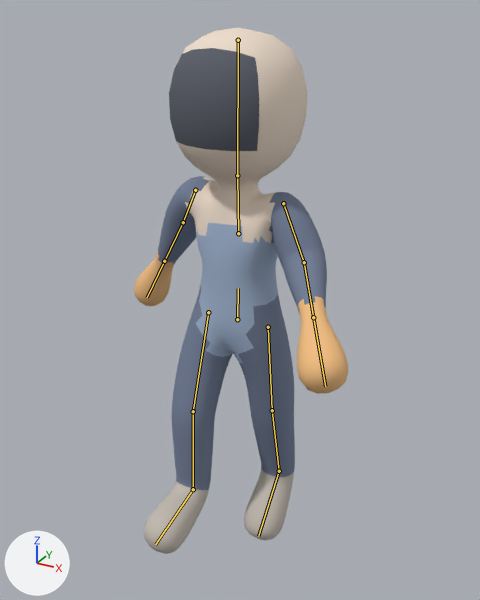
The glTF model arte/boneco.glb: old version first, new version second.
Before and after are seen from a camera (50 mm lens) standing at (0.97, -1.75, 1.838) and looking at (0.031, -0.043, 0.984). Every picture has the same lights, and +X, +Y and +Z are marked at lower left. The first picture is the older version. Both versions are drawn at frame 14 of the action 'andando'; the numbers are the values there. The bones that change, and the others that lie on the model, are drawn over the model as lines.

The first picture shows 'Corpo'.
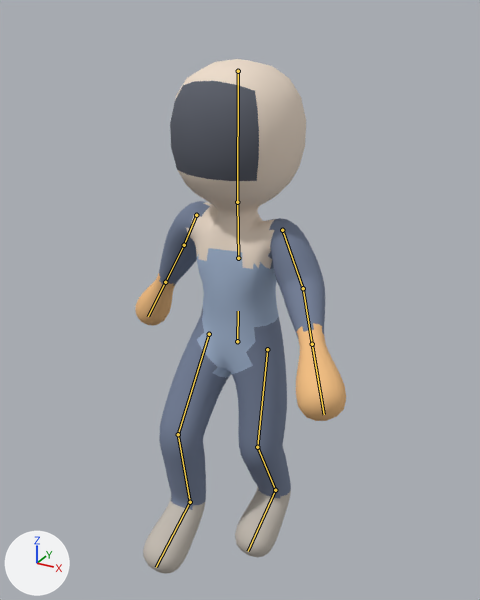
Pixel boxes [x1, y1, x2, y2] of what changed, in the pictures (480 x 600 px):
'Corpo', posed
    before: [134, 27, 348, 554]
    after: [135, 59, 346, 574]
bone 'quadril', root to tip
    before: (237, 319) to (238, 288)
    after: (237, 341) to (238, 311)
bone 'coxa_D', root to tip
    before: (268, 327) to (272, 410)
    after: (267, 349) to (257, 447)
bone 'canela_D', root to tip
    before: (272, 410) to (279, 471)
    after: (257, 447) to (275, 490)
bone 'pe_D', root to tip
    before: (279, 471) to (258, 536)
    after: (275, 490) to (248, 551)
bone 'coxa_E', root to tip
    before: (208, 312) to (193, 411)
    after: (209, 334) to (178, 434)
bone 'canela_E', root to tip
    before: (193, 411) to (193, 489)
    after: (178, 434) to (190, 502)
bone 'pe_E', root to tip
    before: (193, 489) to (155, 544)
    after: (190, 502) to (156, 567)

The change in detail:
Bone 'quadril' (bone_quadril) moves from (0.0, 0.041, 0.0) to (0.0, -0.041, 0.0).
Bone 'coxa_D' (bone_coxa_d) turns from (9, 0, 0) to (-7, 0, -1) degrees about its own x, y and z.
Bone 'canela_D' (bone_canela_d) turns from (6, 0, 0) to (31, 0, 0) degrees about its own x, y and z.
Bone 'pe_D' (bone_pe_d) turns from (7, 0, 0) to (-24, 0, 0) degrees about its own x, y and z.
Bone 'coxa_E' (bone_coxa_e) turns from (-18, 0, 0) to (-33, 0, -1) degrees about its own x, y and z.
Bone 'canela_E' (bone_canela_e) turns from (16, 0, 0) to (39, 0, 0) degrees about its own x, y and z.
Bone 'pe_E' (bone_pe_e) turns from (-12, 0, 0) to (-6, 0, 0) degrees about its own x, y and z.
